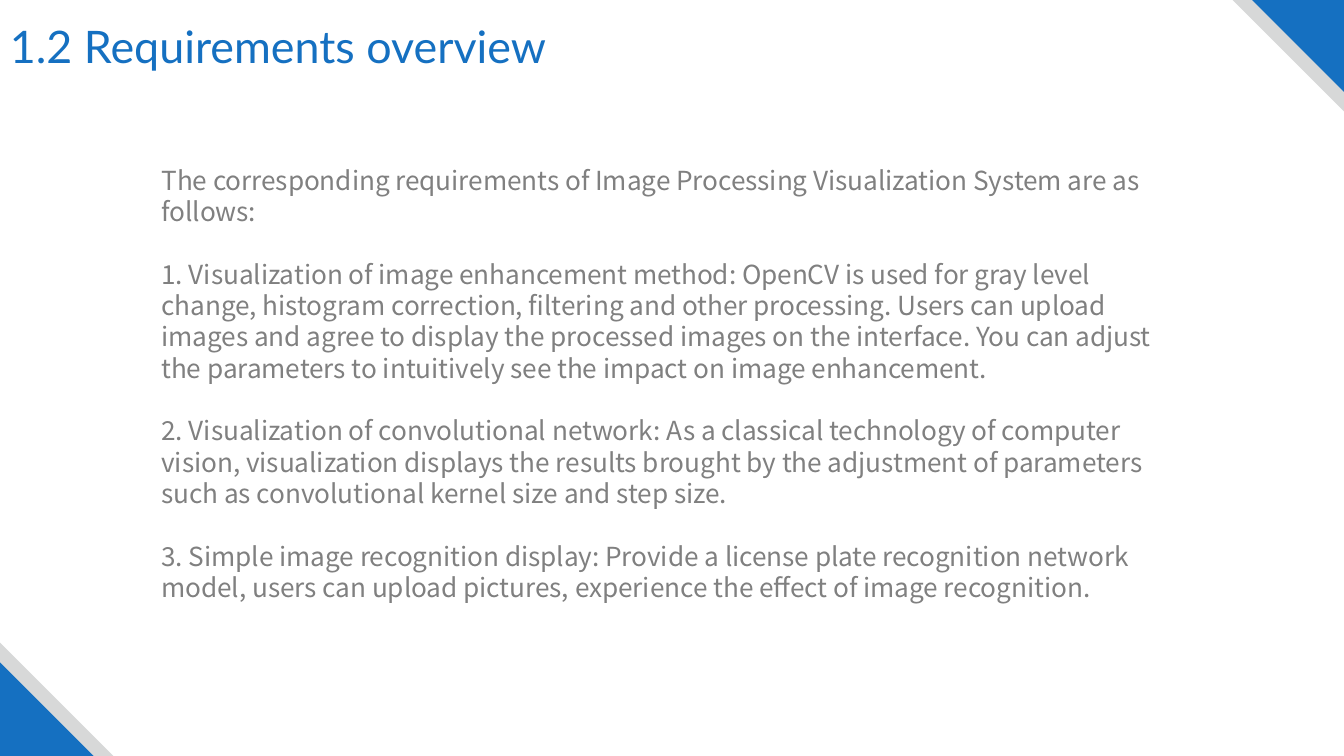
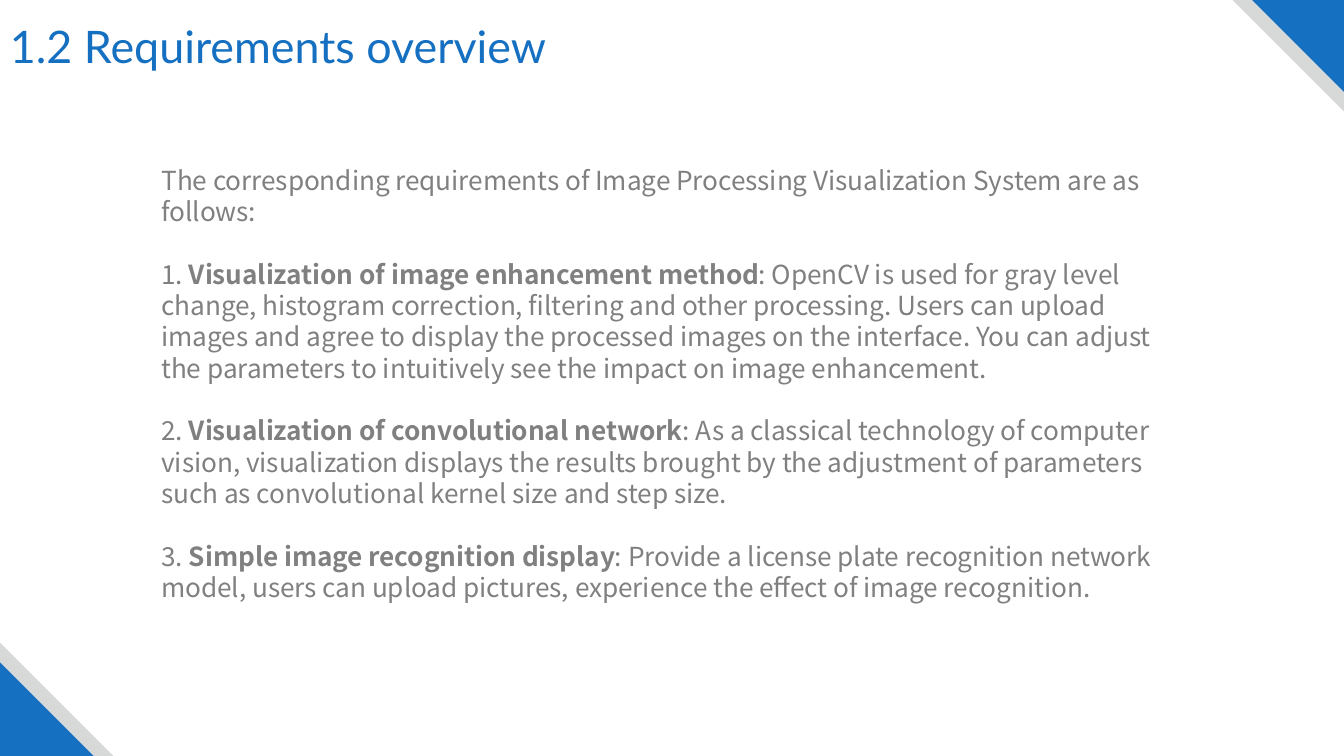
Before and after one commit to GongZikang/image_processing_demo, a slide deck: slide 4 of Image processing visualization system.pptx. Drawn at 1344x756 pixels with LibreOffice and Linux fonts; fonts in the diff are those of the drawing; background and template pictures are left out. Boxes give left, top, right and bottom in pixels: in the first picture for what was removed or moved away, otherwise in the second. Text is boxed around its words. In the diff, an @@ line names an element or a change of style, - is before the commit and + after.

```diff
--- a/Image processing visualization system.pptx
+++ b/Image processing visualization system.pptx
@@ text at [161,263,1151,604]: bold on in "Visualization of image enhancement method:", "Visualization of convolutional network:", "Simple image recognition display:" @@
```
Also in this commit, not shown: 3 other slides changed, 2 slides removed.
